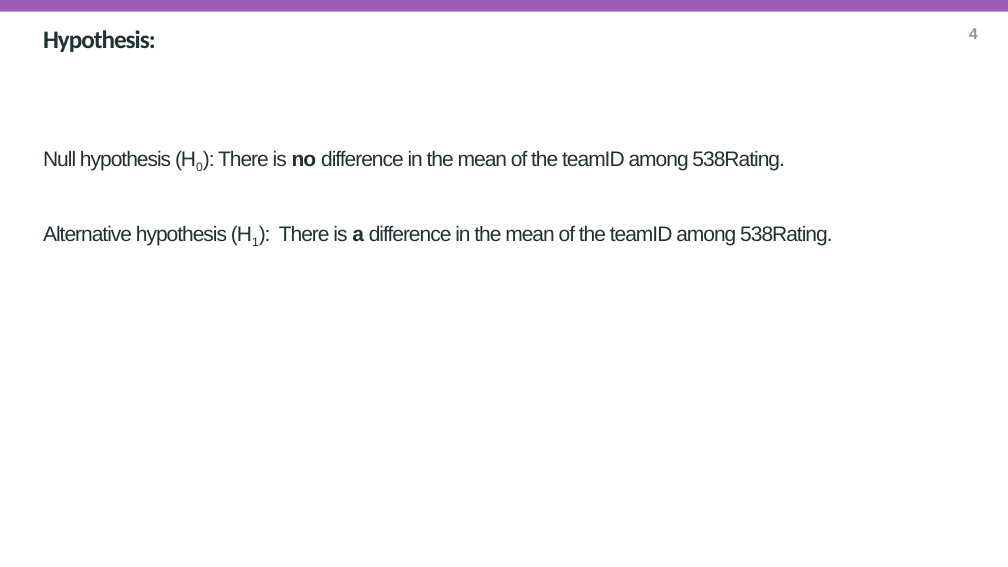
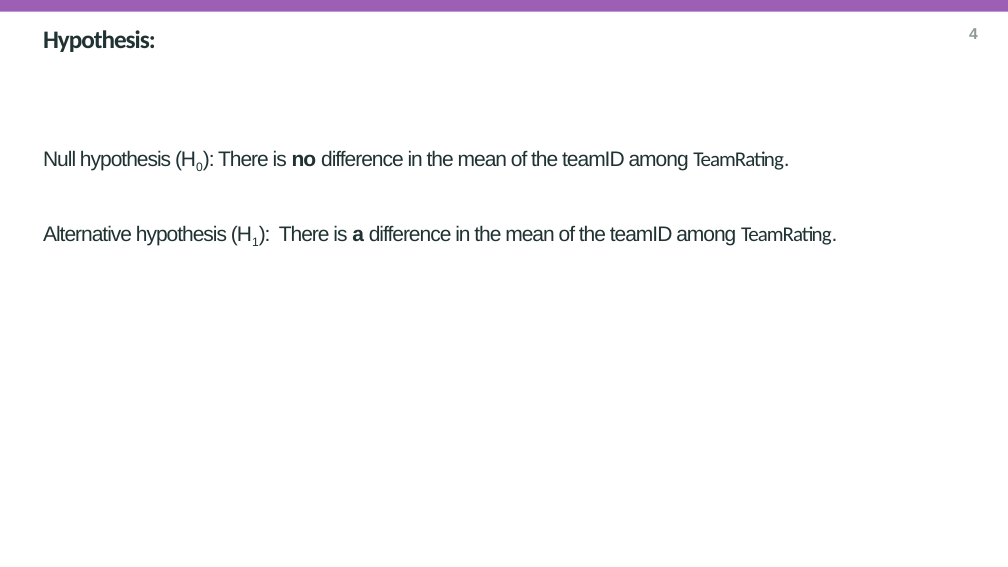
Before and after one commit to IbbiShahid/Research-Question-and-Visualisation, a slide deck: slide 5 of researchQuestion.pptx. Drawn at 1008x567 pixels with LibreOffice and Linux fonts; fonts in the diff are those of the drawing; background and template pictures are left out. Boxes give left, top, right and bottom in pixels: in the first picture for what was removed or moved away, otherwise in the second. Text is boxed around its words. In the diff, an @@ line names an element or a change of style, - is before the commit and + after.

```diff
--- a/researchQuestion.pptx
+++ b/researchQuestion.pptx
@@ subtitle at bbox=[43, 150, 837, 245]: text changed @@
-Null hypothesis (H0): There is no difference in the mean of the teamID among 538Rating.
-Alternative hypothesis (H1): There is a difference in the mean of the teamID among 538Rating.
+Null hypothesis (H0): There is no difference in the mean of the teamID among TeamRating.
+Alternative hypothesis (H1): There is a difference in the mean of the teamID among TeamRating.
```
Also in this commit, not shown: 3 other slides changed.
